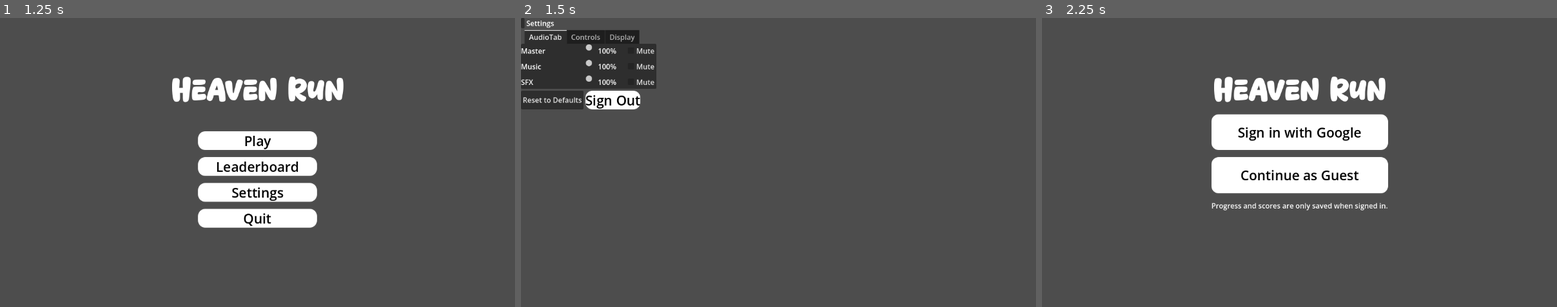
Above: before the commit, frames 1-3 (left to right).
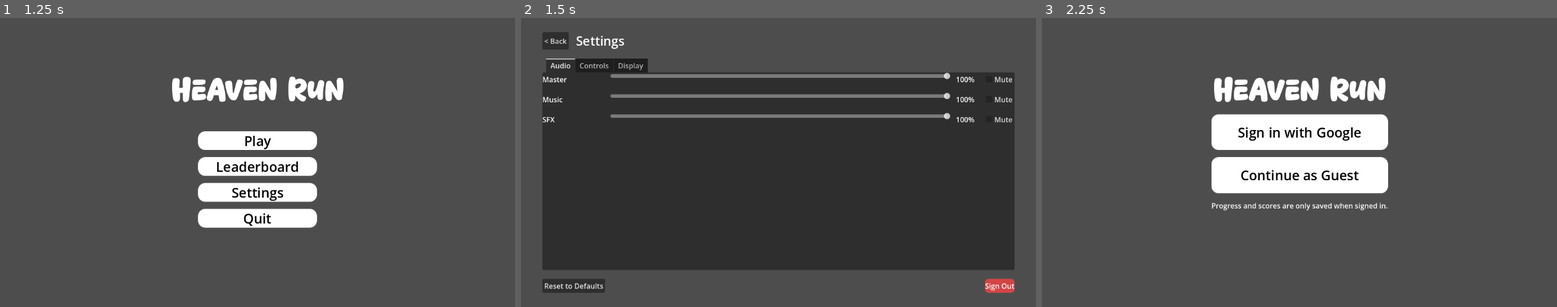
Above: after the commit, the same moments.

Repository: jpvds1/DDJD
Game: Godot game, scene res://scenes/game_controller.tscn
Same seed, same stepped clock (60 frames per second), same inputs: the game is played once before the commit and once after it. The engine's default icon, where the game draws it, is replaced by a stand-in: a white triangle on a blue panel in a dark square.
Inputs:
- Up to frame 1 (1.25 s): click "Continue as Guest" at 0.5 s
- Up to frame 2 (1.5 s): click "Settings" at 1.25 s
- Up to frame 3 (2.25 s): click "Sign Out" at 2 s

Frame 1 is identical in both runs. In frame 2, 65% of the frame differs, in the area x 0-96%, y 0-96%; in frame 3, nothing differs.

Commit message:
feat: better visuals on settings

Diff:
--- a/platformer-game/scenes/ui/settings_menu.tscn
+++ b/platformer-game/scenes/ui/settings_menu.tscn
@@ -3,31 +3,31 @@
 [ext_resource type="Script" uid="uid://cr6f7c1hekfii" path="res://scripts/ui/settings_menu.gd" id="1_qwcqe"]
 
 [sub_resource type="StyleBoxFlat" id="StyleBoxFlat_mhswj"]
-bg_color = Color(1, 1, 1, 1)
-corner_radius_top_left = 16
-corner_radius_top_right = 16
-corner_radius_bottom_right = 16
-corner_radius_bottom_left = 16
+bg_color = Color(0.83, 0.27, 0.27, 1)
+corner_radius_top_left = 8
+corner_radius_top_right = 8
+corner_radius_bottom_right = 8
+corner_radius_bottom_left = 8
 shadow_color = Color(0.32915837, 0.3291584, 0.3291584, 0.6)
-shadow_size = 5
+shadow_size = 4
 
 [sub_resource type="StyleBoxFlat" id="StyleBoxFlat_x3vyp"]
-bg_color = Color(0.66656864, 0.6665687, 0.66656864, 1)
-corner_radius_top_left = 16
-corner_radius_top_right = 16
-corner_radius_bottom_right = 16
-corner_radius_bottom_left = 16
+bg_color = Color(0.6, 0.16, 0.16, 1)
+corner_radius_top_left = 8
+corner_radius_top_right = 8
+corner_radius_bottom_right = 8
+corner_radius_bottom_left = 8
 shadow_color = Color(0.32915837, 0.3291584, 0.3291584, 0.6)
-shadow_size = 5
+shadow_size = 4
 
 [sub_resource type="StyleBoxFlat" id="StyleBoxFlat_0b1cv"]
-bg_color = Color(0.851769, 0.8517689, 0.85176885, 1)
-corner_radius_top_left = 16
-corner_radius_top_right = 16
-corner_radius_bottom_right = 16
-corner_radius_bottom_left = 16
+bg_color = Color(0.93, 0.37, 0.37, 1)
+corner_radius_top_left = 8
+corner_radius_top_right = 8
+corner_radius_bottom_right = 8
+corner_radius_bottom_left = 8
 shadow_color = Color(0.32915837, 0.3291584, 0.3291584, 0.6)
-shadow_size = 5
+shadow_size = 4
 
 [sub_resource type="StyleBoxEmpty" id="StyleBoxEmpty_yu862"]
 
@@ -61,53 +61,77 @@
 script = ExtResource("1_qwcqe")
 
 [node name="MarginContainer" type="MarginContainer" parent="." unique_id=293217242]
-layout_mode = 0
-offset_right = 40.0
-offset_bottom = 40.0
+layout_mode = 1
+anchors_preset = 15
+anchor_right = 1.0
+anchor_bottom = 1.0
+grow_horizontal = 2
+grow_vertical = 2
+theme_override_constants/margin_left = 48
+theme_override_constants/margin_top = 32
+theme_override_constants/margin_right = 48
+theme_override_constants/margin_bottom = 32
 
 [node name="VBoxContainer" type="VBoxContainer" parent="MarginContainer" unique_id=1113028551]
 layout_mode = 2
+theme_override_constants/separation = 20
 
 [node name="HBoxContainer2" type="HBoxContainer" parent="MarginContainer/VBoxContainer" unique_id=770990333]
 layout_mode = 2
+theme_override_constants/separation = 16
 
 [node name="BackButton" type="Button" parent="MarginContainer/VBoxContainer/HBoxContainer2" unique_id=569803408]
 unique_name_in_owner = true
 layout_mode = 2
+text = "< Back"
 
 [node name="Settings" type="Label" parent="MarginContainer/VBoxContainer/HBoxContainer2" unique_id=262991620]
 layout_mode = 2
+size_flags_vertical = 1
+theme_override_font_sizes/font_size = 28
 text = "Settings"
 
 [node name="TabContainer" type="TabContainer" parent="MarginContainer/VBoxContainer" unique_id=1557198187]
-layout_mode = 2
+unique_name_in_owner = true
+layout_mode = 2
+size_flags_vertical = 3
 current_tab = 0
 
 [node name="AudioTab" type="VBoxContainer" parent="MarginContainer/VBoxContainer/TabContainer" unique_id=1852211590]
 unique_name_in_owner = true
 layout_mode = 2
+theme_override_constants/separation = 14
 metadata/_tab_index = 0
 
 [node name="Controls" type="VBoxContainer" parent="MarginContainer/VBoxContainer/TabContainer" unique_id=74041426]
 visible = false
 layout_mode = 2
+theme_override_constants/separation = 14
 metadata/_tab_index = 1
 
 [node name="HBoxContainer" type="HBoxContainer" parent="MarginContainer/VBoxContainer/TabContainer/Controls" unique_id=571437183]
 layout_mode = 2
+theme_override_constants/separation = 12
 
 [node name="MouseSensitivity" type="Label" parent="MarginContainer/VBoxContainer/TabContainer/Controls/HBoxContainer" unique_id=1904131763]
+custom_minimum_size = Vector2(160, 0)
 layout_mode = 2
 text = "Mouse Sensitivity"
+vertical_alignment = 1
 
 [node name="SensitivitySlider" type="HSlider" parent="MarginContainer/VBoxContainer/TabContainer/Controls/HBoxContainer" unique_id=207441241]
 unique_name_in_owner = true
-layout_mode = 2
+custom_minimum_size = Vector2(200, 0)
+layout_mode = 2
+size_flags_horizontal = 3
+size_flags_vertical = 1
 
 [node name="SensitivityValueLabel" type="Label" parent="MarginContainer/VBoxContainer/TabContainer/Controls/HBoxContainer" unique_id=150270990]
 unique_name_in_owner = true
+custom_minimum_size = Vector2(60, 0)
 layout_mode = 2
 text = "1.00x"
+vertical_alignment = 1
 
 [node name="InvertMouseCheckBox" type="CheckBox" parent="MarginContainer/VBoxContainer/TabContainer/Controls" unique_id=768818513]
 unique_name_in_owner = true
@@ -119,26 +143,34 @@
 
 [node name="KeyBindings" type="Label" parent="MarginContainer/VBoxContainer/TabContainer/Controls" unique_id=1885514837]
 layout_mode = 2
+theme_override_font_sizes/font_size = 20
 text = "Key Bindings"
 
 [node name="ScrollContainer" type="ScrollContainer" parent="MarginContainer/VBoxContainer/TabContainer/Controls" unique_id=837788505]
 layout_mode = 2
+size_flags_vertical = 3
 
 [node name="ActionList" type="VBoxContainer" parent="MarginContainer/VBoxContainer/TabContainer/Controls/ScrollContainer" unique_id=594830350]
 unique_name_in_owner = true
 layout_mode = 2
+size_flags_horizontal = 3
+theme_override_constants/separation = 8
 
 [node name="Display" type="VBoxContainer" parent="MarginContainer/VBoxContainer/TabContainer" unique_id=361902457]
 visible = false
 layout_mode = 2
+theme_override_constants/separation = 14
 metadata/_tab_index = 2
 
 [node name="HBoxContainer" type="HBoxContainer" parent="MarginContainer/VBoxContainer/TabContainer/Display" unique_id=1464869976]
 layout_mode = 2
+theme_override_constants/separation = 12
 
 [node name="Fullscreen" type="Label" parent="MarginContainer/VBoxContainer/TabContainer/Display/HBoxContainer" unique_id=652371655]
+custom_minimum_size = Vector2(200, 0)
 layout_mode = 2
 text = "Fullscreen"
+vertical_alignment = 1
 
 [node name="FullscreenCheckBox" type="CheckBox" parent="MarginContainer/VBoxContainer/TabContainer/Display/HBoxContainer" unique_id=1693380756]
 unique_name_in_owner = true
@@ -146,21 +178,29 @@
 
 [node name="HBoxContainer2" type="HBoxContainer" parent="MarginContainer/VBoxContainer/TabContainer/Display" unique_id=283897119]
 layout_mode = 2
+theme_override_constants/separation = 12
 
 [node name="Resolution" type="Label" parent="MarginContainer/VBoxContainer/TabContainer/Display/HBoxContainer2" unique_id=1036933393]
+custom_minimum_size = Vector2(200, 0)
 layout_mode = 2
 text = "Resolution"
+vertical_alignment = 1
 
 [node name="ResolutionOption" type="OptionButton" parent="MarginContainer/VBoxContainer/TabContainer/Display/HBoxContainer2" unique_id=801955179]
 unique_name_in_owner = true
-layout_mode = 2
+custom_minimum_size = Vector2(180, 0)
+layout_mode = 2
+size_flags_horizontal = 3
 
 [node name="HBoxContainer3" type="HBoxContainer" parent="MarginContainer/VBoxContainer/TabContainer/Display" unique_id=24862637]
 layout_mode = 2
+theme_override_constants/separation = 12
 
 [node name="VSync" type="Label" parent="MarginContainer/VBoxContainer/TabContainer/Display/HBoxContainer3" unique_id=810712236]
+custom_minimum_size = Vector2(200, 0)
 layout_mode = 2
 text = "VSync"
+vertical_alignment = 1
 
 [node name="VSyncCheckBox" type="CheckBox" parent="MarginContainer/VBoxContainer/TabContainer/Display/HBoxContainer3" unique_id=2063595035]
 unique_name_in_owner = true
@@ -168,32 +208,45 @@
 
 [node name="HBoxContainer4" type="HBoxContainer" parent="MarginContainer/VBoxContainer/TabContainer/Display" unique_id=1406176436]
 layout_mode = 2
+theme_override_constants/separation = 12
 
 [node name="Anti-Aliasing" type="Label" parent="MarginContainer/VBoxContainer/TabContainer/Display/HBoxContainer4" unique_id=574644200]
+custom_minimum_size = Vector2(200, 0)
 layout_mode = 2
 text = "Anti-Aliasing"
+vertical_alignment = 1
 
 [node name="AAOption" type="OptionButton" parent="MarginContainer/VBoxContainer/TabContainer/Display/HBoxContainer4" unique_id=648280071]
 unique_name_in_owner = true
-layout_mode = 2
+custom_minimum_size = Vector2(180, 0)
+layout_mode = 2
+size_flags_horizontal = 3
 
 [node name="HBoxContainer5" type="HBoxContainer" parent="MarginContainer/VBoxContainer/TabContainer/Display" unique_id=364984635]
 layout_mode = 2
+theme_override_constants/separation = 12
 
 [node name="FrameRateCap" type="Label" parent="MarginContainer/VBoxContainer/TabContainer/Display/HBoxContainer5" unique_id=1680164373]
+custom_minimum_size = Vector2(200, 0)
 layout_mode = 2
 text = "Frame Rate Cap"
+vertical_alignment = 1
 
 [node name="FPSCAPOption" type="OptionButton" parent="MarginContainer/VBoxContainer/TabContainer/Display/HBoxContainer5" unique_id=1388201266]
 unique_name_in_owner = true
-layout_mode = 2
+custom_minimum_size = Vector2(180, 0)
+layout_mode = 2
+size_flags_horizontal = 3
 
 [node name="HBoxContainer6" type="HBoxContainer" parent="MarginContainer/VBoxContainer/TabContainer/Display" unique_id=1432764614]
 layout_mode = 2
+theme_override_constants/separation = 12
 
 [node name="Pixelization" type="Label" parent="MarginContainer/VBoxContainer/TabContainer/Display/HBoxContainer6" unique_id=954142383]
+custom_minimum_size = Vector2(200, 0)
 layout_mode = 2
 text = "Pixelization"
+vertical_alignment = 1
 
 [node name="PixelizationCheckBox" type="CheckBox" parent="MarginContainer/VBoxContainer/TabContainer/Display/HBoxContainer6" unique_id=917485877]
 unique_name_in_owner = true
@@ -201,21 +254,25 @@
 
 [node name="HBoxContainer" type="HBoxContainer" parent="MarginContainer/VBoxContainer" unique_id=1685711434]
 layout_mode = 2
+theme_override_constants/separation = 16
 
 [node name="ResetDefaultsButton" type="Button" parent="MarginContainer/VBoxContainer/HBoxContainer" unique_id=799543258]
 unique_name_in_owner = true
 layout_mode = 2
 text = "Reset to Defaults"
 
+[node name="FooterSpacer" type="Control" parent="MarginContainer/VBoxContainer/HBoxContainer" unique_id=1685711435]
+layout_mode = 2
+size_flags_horizontal = 3
+
 [node name="SignOut" type="Button" parent="MarginContainer/VBoxContainer/HBoxContainer" unique_id=1298528304]
 unique_name_in_owner = true
 layout_mode = 2
-size_flags_vertical = 3
-theme_override_colors/font_color = Color(0, 0, 0, 1)
-theme_override_colors/font_focus_color = Color(0, 0, 0, 1)
-theme_override_colors/font_pressed_color = Color(0, 0, 0, 1)
-theme_override_colors/font_hover_color = Color(0, 0, 0, 1)
-theme_override_font_sizes/font_size = 30
+theme_override_colors/font_color = Color(1, 1, 1, 1)
+theme_override_colors/font_focus_color = Color(1, 1, 1, 1)
+theme_override_colors/font_pressed_color = Color(1, 1, 1, 1)
+theme_override_colors/font_hover_color = Color(1, 1, 1, 1)
+theme_override_font_sizes/font_size = 16
 theme_override_styles/normal = SubResource("StyleBoxFlat_mhswj")
 theme_override_styles/pressed = SubResource("StyleBoxFlat_x3vyp")
 theme_override_styles/hover = SubResource("StyleBoxFlat_0b1cv")
@@ -223,17 +280,33 @@
 text = "Sign Out"
 script = SubResource("GDScript_mhswj")
 
-[node name="RebindPopup" type="PopupPanel" parent="." unique_id=29217550]
-unique_name_in_owner = true
+[node name="RebindPopup" type="PanelContainer" parent="." unique_id=832961745]
+unique_name_in_owner = true
+layout_mode = 1
+anchors_preset = 8
+anchor_left = 0.5
+anchor_top = 0.5
+anchor_right = 0.5
+anchor_bottom = 0.5
+offset_left = -83.5
+offset_top = -27.5
+offset_right = 83.5
+offset_bottom = 27.5
+grow_horizontal = 2
+grow_vertical = 2
 
 [node name="MarginContainer" type="MarginContainer" parent="RebindPopup" unique_id=1193156257]
-offset_right = 40.0
-offset_bottom = 40.0
+layout_mode = 2
+theme_override_constants/margin_left = 24
+theme_override_constants/margin_top = 16
+theme_override_constants/margin_right = 24
+theme_override_constants/margin_bottom = 16
 
 [node name="RebindPopupLabel" type="Label" parent="RebindPopup/MarginContainer" unique_id=1943462279]
 unique_name_in_owner = true
 layout_mode = 2
 text = "Press any key..."
+horizontal_alignment = 1
 
 [connection signal="pressed" from="MarginContainer/VBoxContainer/HBoxContainer/SignOut" to="." method="_on_sign_out_pressed"]
 [connection signal="pressed" from="MarginContainer/VBoxContainer/HBoxContainer/SignOut" to="MarginContainer/VBoxContainer/HBoxContainer/SignOut" method="_on_pressed"]
--- a/platformer-game/scripts/settings_manager.gd
+++ b/platformer-game/scripts/settings_manager.gd
@@ -315,7 +315,7 @@
 		var serialized: Array = []
 		for e in events:
 			serialized.append(_event_to_dict(e))
-		config.set_valie("key_bindings", action_name, serialized)
+		config.set_value("key_bindings", action_name, serialized)
 
 	config.save(SAVE_PATH)
 
@@ -342,7 +342,7 @@
 
 	if config.has_section("key_bindings"):
 		for action_name in config.get_section_keys("key_bindings"):
-			var serialized: Array = config.get_value("ley_bindings", action_name, [])
+			var serialized: Array = config.get_value("key_bindings", action_name, [])
 			var events: Array = []
 			for d in serialized:
 				var e = _dict_to_event(d)
--- a/platformer-game/scripts/ui/settings_menu.gd
+++ b/platformer-game/scripts/ui/settings_menu.gd
@@ -19,8 +19,10 @@
 @onready var fps_cap_option: OptionButton = %FPSCAPOption
 @onready var pixelization_checkbox: CheckBox = %PixelizationCheckBox
 
-@onready var rebind_popup: PopupPanel = %RebindPopup
-@onready var rebind_popup_label: Label = %RebindPopulLabel
+@onready var rebind_popup: PanelContainer = %RebindPopup
+@onready var rebind_popup_label: Label = %RebindPopupLabel
+
+@onready var tab_container: TabContainer = %TabContainer
 
 var _rebinding_action: String = ""
 var _action_buttons: Dictionary = {}
@@ -30,11 +32,16 @@
 	sign_out_button.pressed.connect(_on_sign_out_pressed)
 	reset_defaults_button.pressed.connect(_on_reset_defaults_pressed)
 
+	tab_container.set_tab_title(0, "Audio")
+	tab_container.set_tab_title(1, "Controls")
+	tab_container.set_tab_title(2, "Display")
+
 	_build_audio_tab()
 	_build_controls_tab()
 	_setup_display_tab()
 
 	rebind_popup.hide()
+
 
 # ============================================================
 # AUDIO TAB
@@ -158,7 +165,7 @@
 func _on_rebind_pressed(action_name: String) -> void:
 	_rebinding_action = action_name
 	rebind_popup_label.text = "Press any key for \"%s\"\n(Esc to cancel)" % action_name.capitalize()
-	rebind_popup.popup_centered()
+	rebind_popup.show()
 
 func _input(event: InputEvent) -> void:
 	if _rebinding_action == "":
